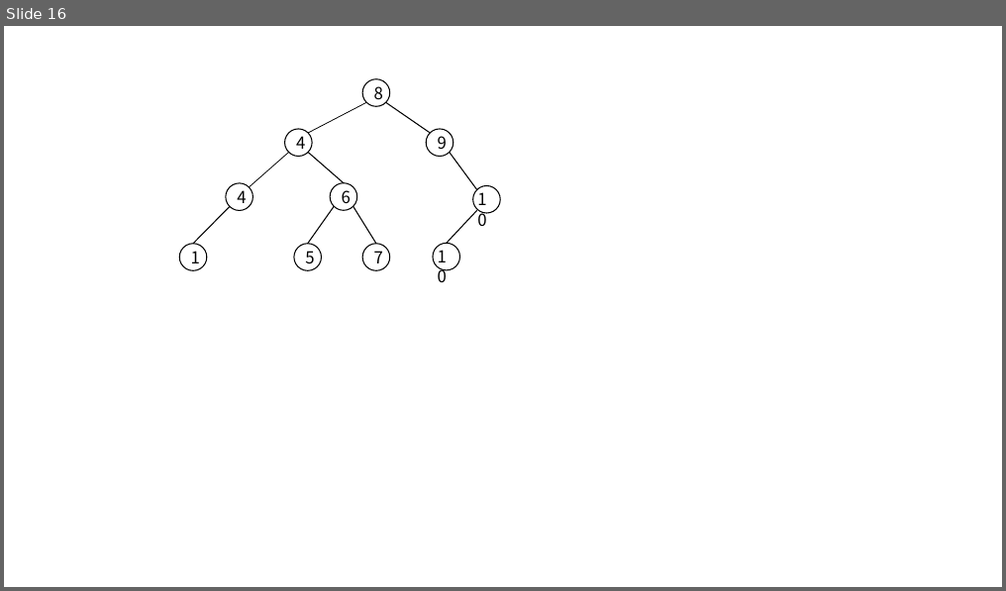
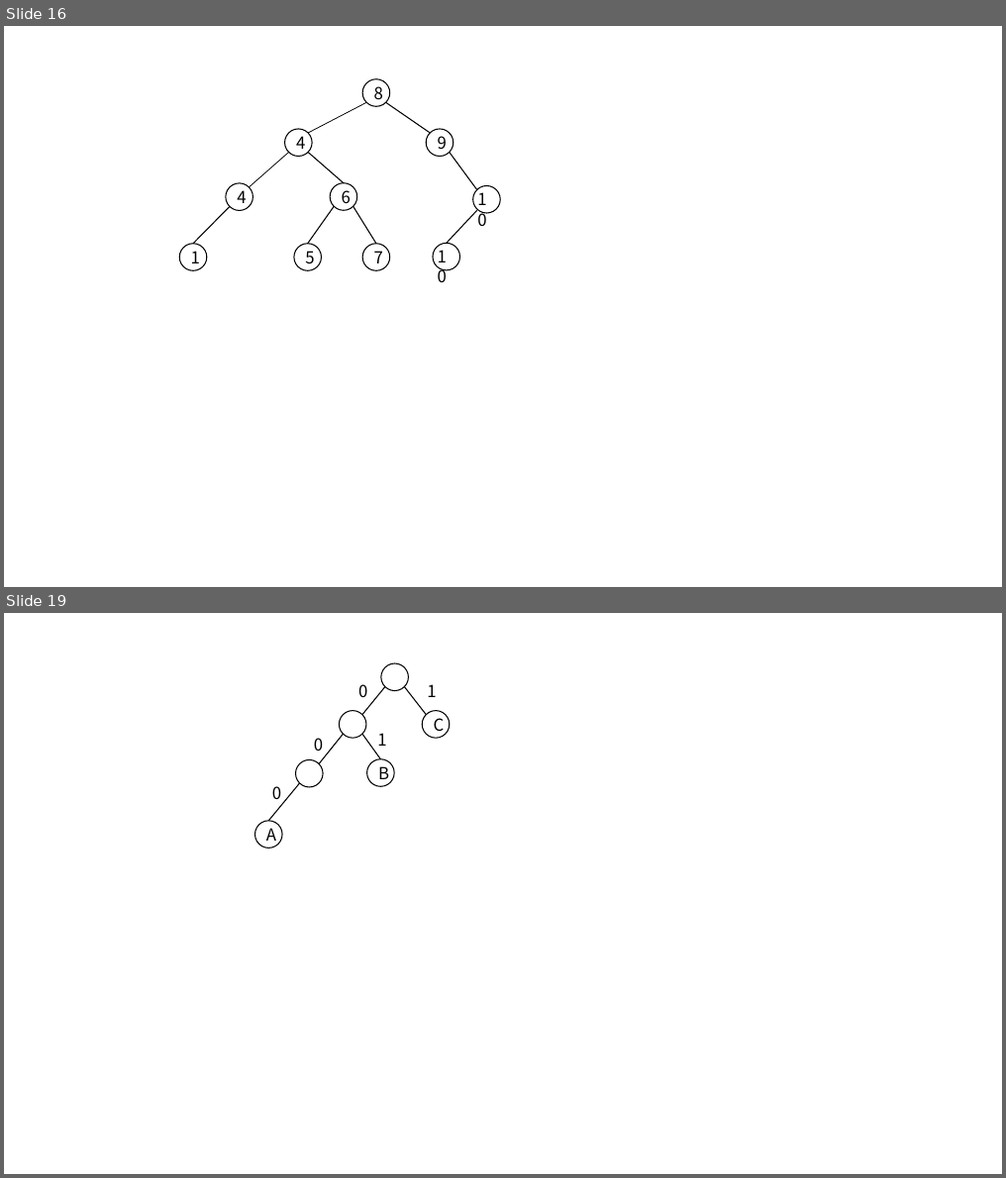
Before and after one commit to CoreLoop163/CoreLoopBooks, a slide deck: data_structure/assets/pics_and_ppts/ch4/画图用.pptx. Shown one above the other, each under a label of ours: slide 16 before the commit, slides 16 and 19 after it; the slides between them are not shown. The pictures are 1006x591 and 1006x1178 pixels, drawn with LibreOffice and Linux fonts; fonts in the diff are those of the drawing. Boxes give left, top, right and bottom in pixels: in the first picture for what was removed or moved away, otherwise in the second. Text is boxed around its words. In the diff, an @@ line names an element or a change of style, - is before the commit and + after.

```diff
--- a/data_structure/assets/pics_and_ppts/ch4/画图用.pptx
+++ b/data_structure/assets/pics_and_ppts/ch4/画图用.pptx
@@ slide 19 added at (x1=4, y1=613, x2=1002, y2=1174), background #FFFFFF @@
@@ ellipse added at (x1=381, y1=663, x2=408, y2=690), fill #FFFFFF, outline #000000 1 pt @@
@@ text added at (x1=358, y1=684, x2=367, y2=697), 16 pt, text #000000 @@
+0
@@ line added from (385, 687) to (362, 715), #000000 1 pt @@
@@ line added from (405, 687) to (426, 715), #000000 1 pt @@
@@ text added at (x1=427, y1=684, x2=436, y2=697), 16 pt, text #000000 @@
+1
@@ ellipse added at (x1=340, y1=710, x2=366, y2=738), fill #FFFFFF, outline #000000 1 pt @@
@@ ellipse added at (x1=423, y1=710, x2=450, y2=738), fill #FFFFFF, outline #000000 1 pt, 16 pt, text #000000 @@
+C
@@ ellipse added at (x1=296, y1=760, x2=323, y2=786), fill #FFFFFF, outline #000000 1 pt @@
@@ text added at (x1=314, y1=738, x2=323, y2=751), 16 pt, text #000000 @@
+0
@@ line added from (344, 735) to (319, 764), #000000 1 pt @@
@@ line added from (362, 735) to (380, 759), #000000 1 pt @@
@@ ellipse added at (x1=367, y1=759, x2=394, y2=786), fill #FFFFFF, outline #000000 1 pt, 16 pt, text #000000 @@
+B
@@ text added at (x1=377, y1=733, x2=386, y2=746), 16 pt, text #000000 @@
+1
@@ line added from (300, 783) to (269, 821), #000000 1 pt @@
@@ text added at (x1=272, y1=786, x2=281, y2=799), 16 pt, text #000000 @@
+0
@@ ellipse added at (x1=254, y1=821, x2=282, y2=848), fill #FFFFFF, outline #000000 1 pt, 16 pt, text #000000 @@
+A
```
Also in this commit, not shown: 2 slides changed, 9 other slides added, 2 slides removed, 31 other files.
